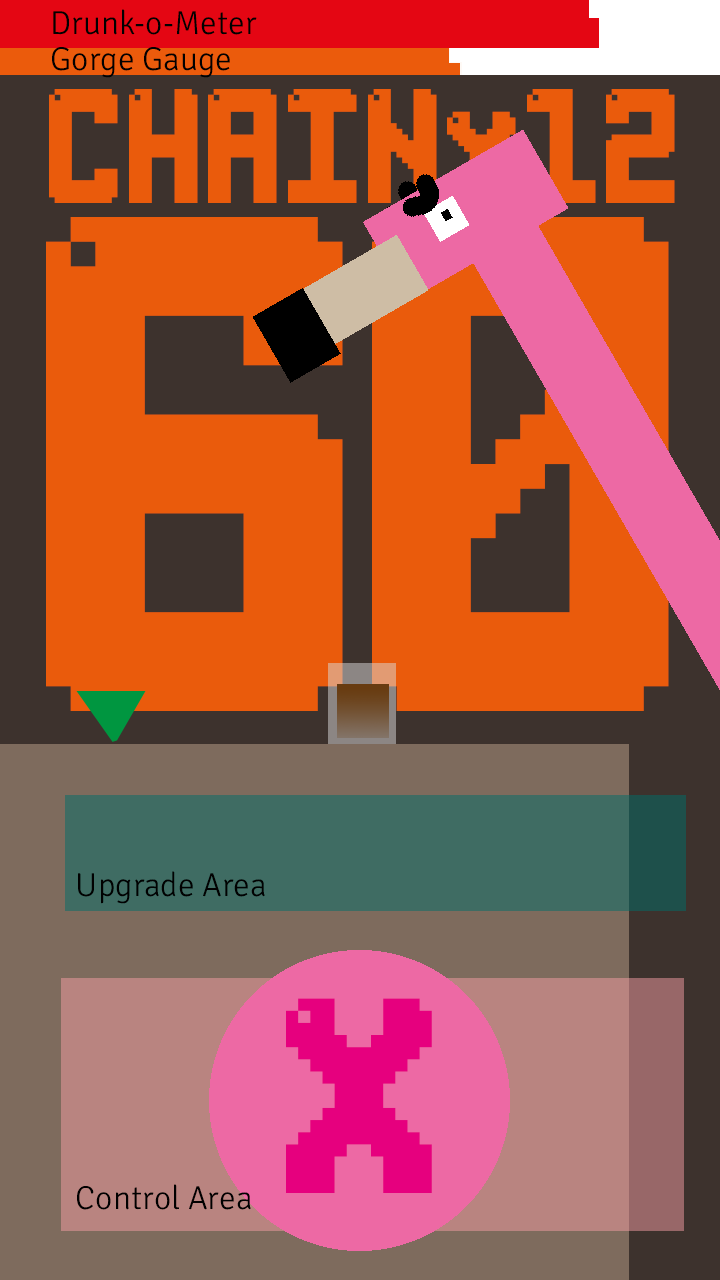
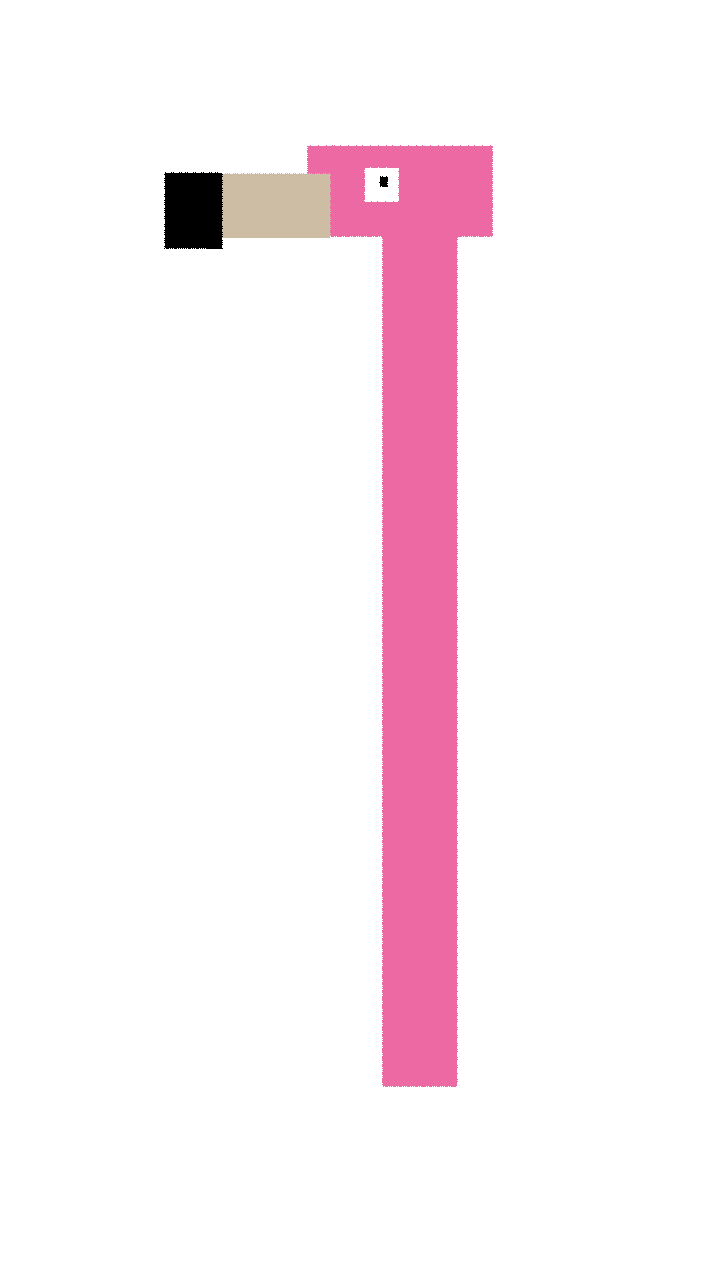
Revision of a layered 720x1280 image; what changed, layer by layer:
hid "Ebene 5" over box(337, 684, 389, 738)
hid "Ebene 4" over box(328, 663, 396, 744)
moved "Ebene 1" above "UI Elements", painted on it over box(164, 130, 720, 1087)
hid group "UI Elements" (15 layers), moved it above "Ebene 0" over box(0, 0, 720, 1280)
moved "Gorge Gauge" (1st of 2, in "UI Elements") into group "UI Elements" over box(52, 47, 230, 78)
moved "Drunk-o-Meter" into group "UI Elements" over box(53, 9, 257, 35)
moved "Aim Assist" into group "UI Elements" over box(76, 691, 146, 742)
moved "Drunk-o-Meter Kopie" into group "UI Elements" over box(0, 0, 599, 48)
moved "Gorge Gauge" (2nd of 2, in "UI Elements") into group "UI Elements" over box(0, 43, 599, 75)
moved "Ebene 8" into group "UI Elements" over box(403, 174, 439, 217)
moved "Ebene 8 Kopie" into group "UI Elements" over box(385, 181, 421, 217)
moved "CHAINx12" into group "UI Elements" over box(49, 89, 675, 203)
moved "60" into group "UI Elements" over box(46, 217, 669, 711)
moved "Control Area" into group "UI Elements" over box(77, 1184, 251, 1210)
moved "x" into group "UI Elements" over box(209, 950, 510, 1251)
moved "Upgrade Area" (1st of 2, in "UI Elements") into group "UI Elements" over box(78, 871, 265, 904)
moved "Upgrade Area" (2nd of 2, in "UI Elements") into group "UI Elements" over box(65, 795, 686, 911)
moved "Ebene 7" into group "UI Elements" over box(61, 978, 684, 1231)
moved "Ebene 3" into group "UI Elements" over box(0, 744, 629, 1280)
hid "Ebene 0" over box(0, 0, 720, 1280)
